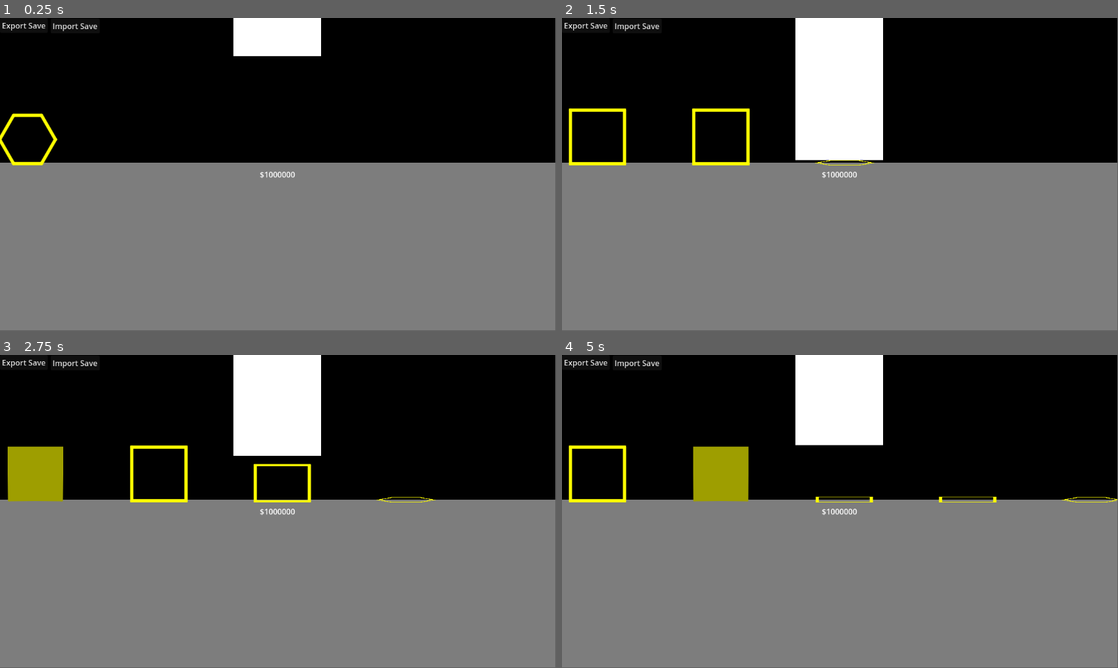
Above: before the commit, frames 1-4 (two rows, left to right).
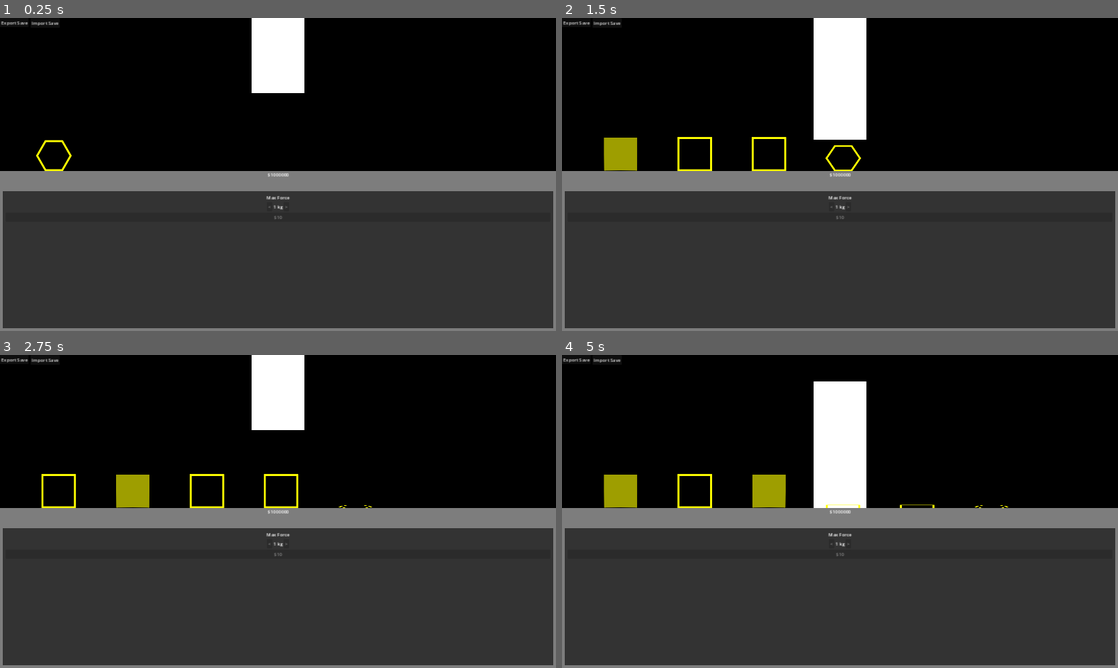
Above: after the commit, the same moments.

Repository: miyo6032/HydraulicPressIncremental
Game: Godot game, scene res://1_main.tscn
Same seed, same stepped clock (60 frames per second), same inputs: the game is played once before the commit and once after it.
Inputs (mouse positions are in pixels of both pictures, inside the frame that each line leads up to):
- Up to frame 1 (0.25 s): no input
- Up to frame 2 (1.5 s): tap Enter at 0.5 s; move the mouse to (962, 158) at 0.52 s; hold Up (ui_up) 0.53-1.25 s; tap Tab at 0.6 s; click (962, 158) at 0.67 s; drag from (728, 190) to (812, 237) at 1.27 s
- Up to frame 3 (2.75 s): move the mouse to (333, 442) at 2.02 s; hold Up (ui_up) from 2.03 s (still down); tap Tab at 2.1 s
- Up to frame 4 (5 s): release Up (ui_up) at 2.75 s; drag from (812, 574) to (673, 464) at 2.77 s; move the mouse to (1006, 558) at 3.52 s; hold Down (ui_down) 3.53-4.25 s; tap Tab at 3.6 s; drag from (673, 464) to (756, 433) at 4.27 s
The window is 799x449 before the commit and 800x450 after it. Grey fills any space a smaller window leaves; there, only what the larger window draws over its background counts as a difference.

The runs differ from the first frame. In frame 1, 49% of the frame differs, in the area x 0-100%, y 0-100%; in frame 2, 51%; in frame 3, 52%; in frame 4, 54%.
Error before the commit: Attempt to call function 'getFile' in base 'null instance' on a null instance. (res://Main.gd:20)

Commit message:
fix for higher resolution

Diff:
--- a/1_main.tscn
+++ b/1_main.tscn
@@ -38,7 +38,7 @@
 anchors_preset = 15
 anchor_right = 1.0
 anchor_bottom = 1.0
-offset_top = 337.0
+offset_top = 587.0
 grow_horizontal = 2
 grow_vertical = 2
 theme_override_constants/margin_left = 10
--- a/2_simulation.tscn
+++ b/2_simulation.tscn
@@ -34,8 +34,8 @@
 script = ExtResource("1_k081r")
 
 [node name="Background" type="Sprite2D" parent="."]
-position = Vector2(575, 322.5)
-scale = Vector2(4.72656, 729)
+position = Vector2(967, 538)
+scale = Vector2(7.78906, 1160)
 texture = SubResource("GradientTexture1D_i0jcg")
 
 [node name="Press" type="Node2D" parent="."]
@@ -49,29 +49,13 @@
 texture = SubResource("GradientTexture1D_ntg4k")
 
 [node name="PressStart" type="Marker2D" parent="Press"]
-position = Vector2(575, 83)
+position = Vector2(960, 263)
 
 [node name="PressEnd" type="Marker2D" parent="Press/PressStart"]
-position = Vector2(0, 216)
-
-[node name="Press2" type="Node2D" parent="."]
-script = ExtResource("1_kar5x")
-
-[node name="Visual" type="Node2D" parent="Press2"]
-
-[node name="Sprite2D" type="Sprite2D" parent="Press2/Visual"]
-position = Vector2(0, -222)
-scale = Vector2(0.710937, 437)
-texture = SubResource("GradientTexture1D_ntg4k")
-
-[node name="PressStart" type="Marker2D" parent="Press2"]
-position = Vector2(575, 83)
-
-[node name="PressEnd" type="Marker2D" parent="Press2/PressStart"]
-position = Vector2(0, 216)
+position = Vector2(0, 268)
 
 [node name="Conveyor" type="Node2D" parent="." node_paths=PackedStringArray("crushable_spawn")]
-position = Vector2(568, 306)
+position = Vector2(961, 534)
 script = ExtResource("1_fnrox")
 crushable_scene = ExtResource("2_eh6tc")
 crushable_spawn = NodePath("CrushableSpawn")
@@ -80,9 +64,9 @@
 shapes = Array[Resource("res://CrushableShape.gd")]([ExtResource("6_uwmjs"), ExtResource("7_bs5t7"), ExtResource("8_4nbhp")])
 
 [node name="Sprite2D" type="Sprite2D" parent="Conveyor"]
-position = Vector2(0, 198.688)
-scale = Vector2(4.98242, 408.625)
+position = Vector2(-11.9999, 306.688)
+scale = Vector2(8.11719, 624.625)
 texture = SubResource("GradientTexture1D_atsyf")
 
 [node name="CrushableSpawn" type="Marker2D" parent="Conveyor"]
-position = Vector2(-750, 0)
+position = Vector2(-1014, -5)
--- a/Conveyor.gd
+++ b/Conveyor.gd
@@ -31,14 +31,14 @@
 
 func finish_move():
     move_finished.emit()
-    if crushables.size() > 5:
+    if crushables.size() > 7:
         var crushable = crushables[0]
         crushables.remove_at(0)
         EventBus.crushable_removed.emit(crushable.get_value())
         crushable.queue_free()
 
 func get_current_crushable():
-    return crushables[-3]
+    return crushables[-4]
 
 func has_current_crushable():
-    return crushables.size() > 2
+    return crushables.size() > 3
--- a/Main.gd
+++ b/Main.gd
@@ -16,8 +16,9 @@
     Console.add_command("load", func(path): load_data("user://" + path + ".res"), 1)
     Console.add_command("v", func(v): crushable_removed(float(v)), 1)
     EventBus.crushable_removed.connect(crushable_removed)
-    var window = JavaScriptBridge.get_interface("window")
-    window.getFile(file_load_callback)
+    if OS.get_name() == "Web":
+        var window = JavaScriptBridge.get_interface("window")
+        window.getFile(file_load_callback)
     for upgrade in upgrades:
         var upgrade_instance = upgrade_scene.instantiate()
         upgrade_container.add_child(upgrade_instance)
@@ -87,7 +88,6 @@
     window.input.click()
 
 func load_file(args):
-    print(args)
     var array = args[0].to_utf8_buffer()
     if FileAccess.file_exists(temp_save_file):
         DirAccess.remove_absolute(temp_save_file)
@@ -95,5 +95,4 @@
     file.store_buffer(array)
     file.close()
     var resource = ResourceLoader.load(temp_save_file)
-    print(resource)
     load_game(resource)
--- a/Press.gd
+++ b/Press.gd
@@ -25,7 +25,7 @@
     var failed_crush = crushable.strength > crushing_power
     if failed_crush:
         var tween = create_tween()
-        var partial_position = (final_crushing_pos.global_position - start_crushing_pos.global_position) * 0.5 + start_crushing_pos.global_position
+        var partial_position = (final_crushing_pos.global_position - start_crushing_pos.global_position) * 0.65 + start_crushing_pos.global_position
         tween.tween_method(update_crush.bind(crushable), start_crushing_pos.global_position, partial_position, crushing_time)
         tween.tween_method(update_crush.bind(crushable), partial_position, start_crushing_pos.global_position, crushing_time)
         tween.tween_callback(func(): crush_finished.emit())
--- a/project.godot
+++ b/project.godot
@@ -20,6 +20,15 @@
 Console="*res://addons/console/Console.gd"
 EventBus="*res://EventBus.gd"
 
+[display]
+
+window/size/viewport_width=1920
+window/size/viewport_height=1080
+window/size/window_width_override=1440
+window/size/window_height_override=810
+window/stretch/mode="canvas_items"
+window/stretch/aspect="expand"
+
 [editor_plugins]
 
 enabled=PackedStringArray("res://addons/console/plugin.cfg", "res://addons/previous-tab/plugin.cfg", "res://addons/script-ide/plugin.cfg")
